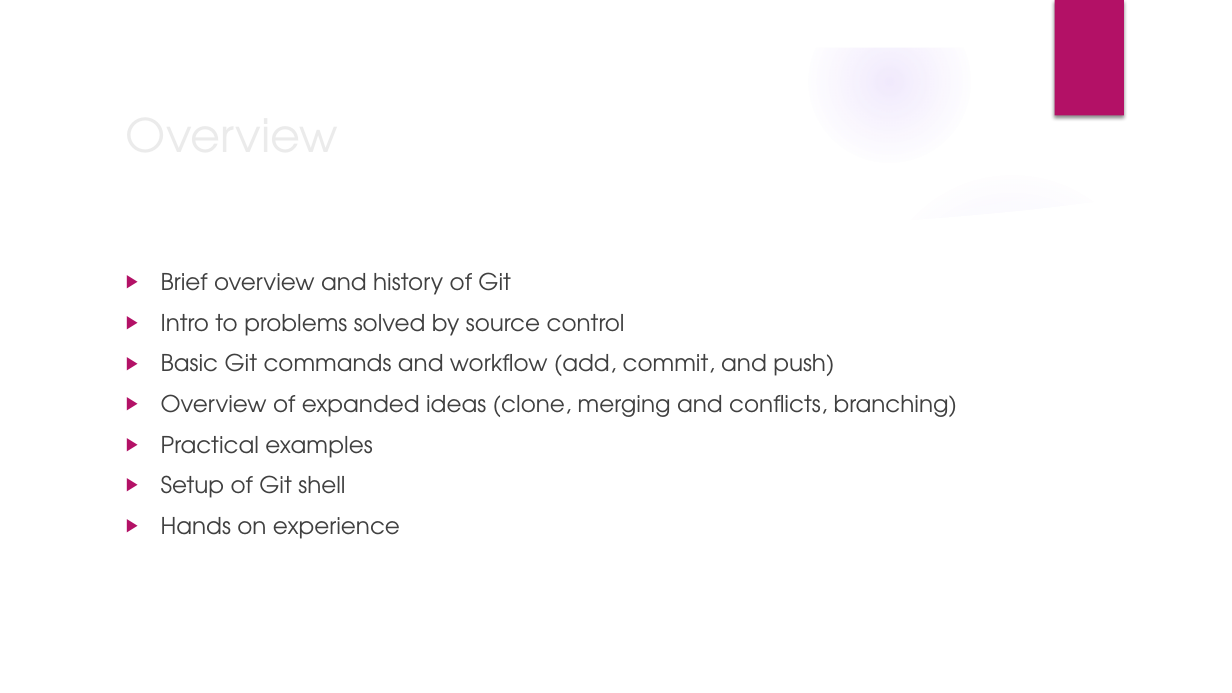
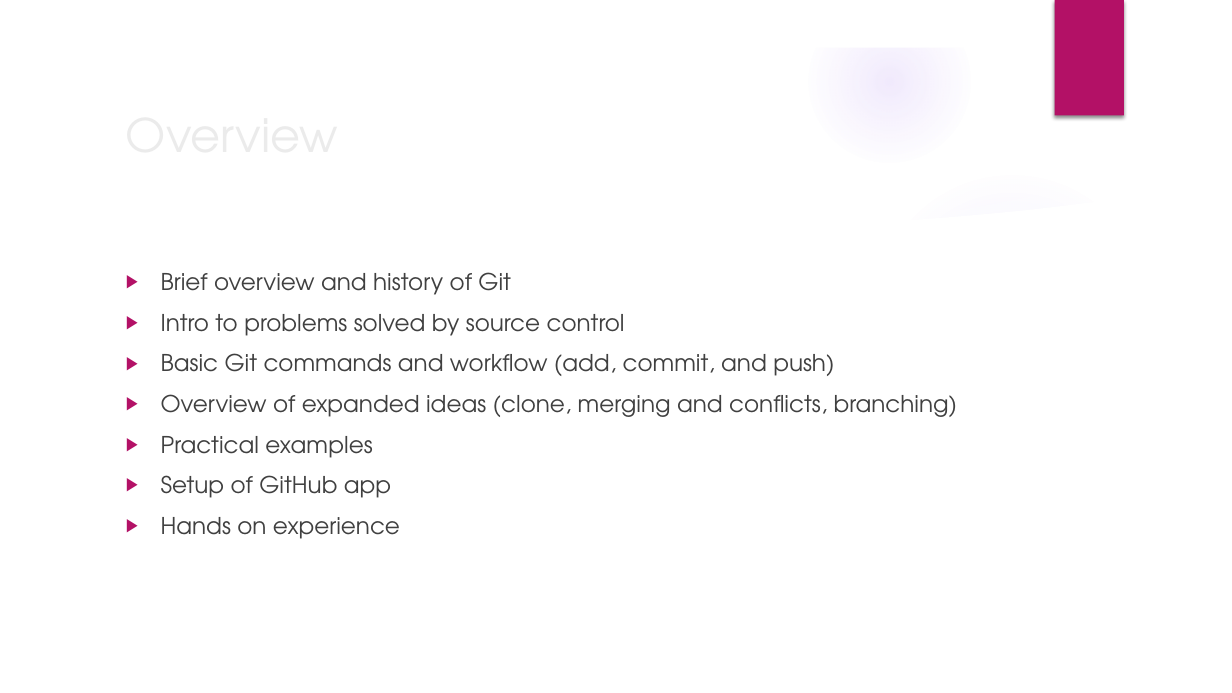
Before and after one commit to cdobos/git_session, a slide deck: slide 2 of Intro to git.pptx. Drawn at 1232x693 pixels with LibreOffice and Linux fonts; fonts in the diff are those of the drawing; background and template pictures are left out. Boxes give left, top, right and bottom in pixels: in the first picture for what was removed or moved away, otherwise in the second. Text is boxed around its words. In the diff, an @@ line names an element or a change of style, - is before the commit and + after.

```diff
--- a/Intro to git.pptx
+++ b/Intro to git.pptx
@@ text at (161,475,391,498): text changed @@
-▶ Setup of Git shell
+▶ Setup of GitHub app
```
Also in this commit, not shown: 4 other slides changed.
